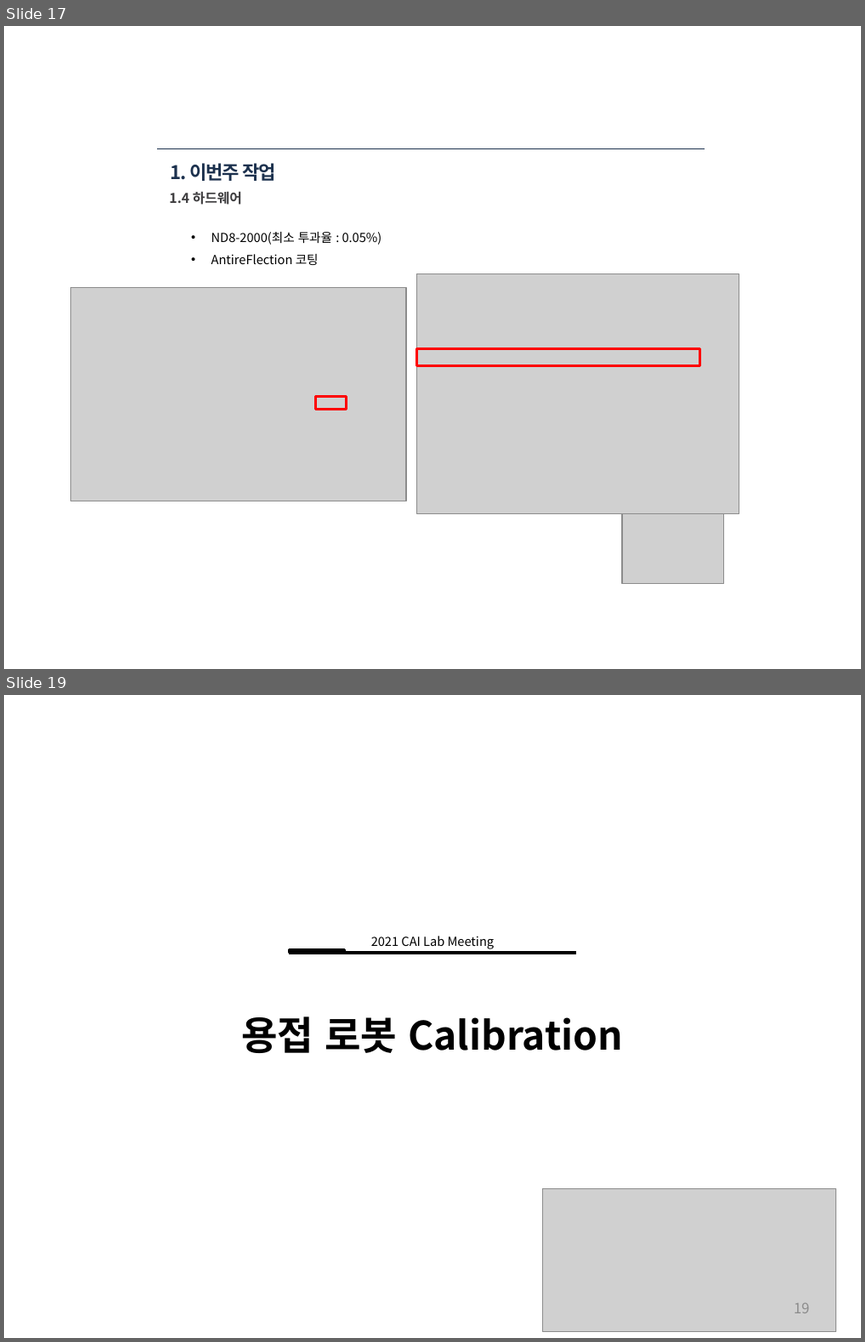
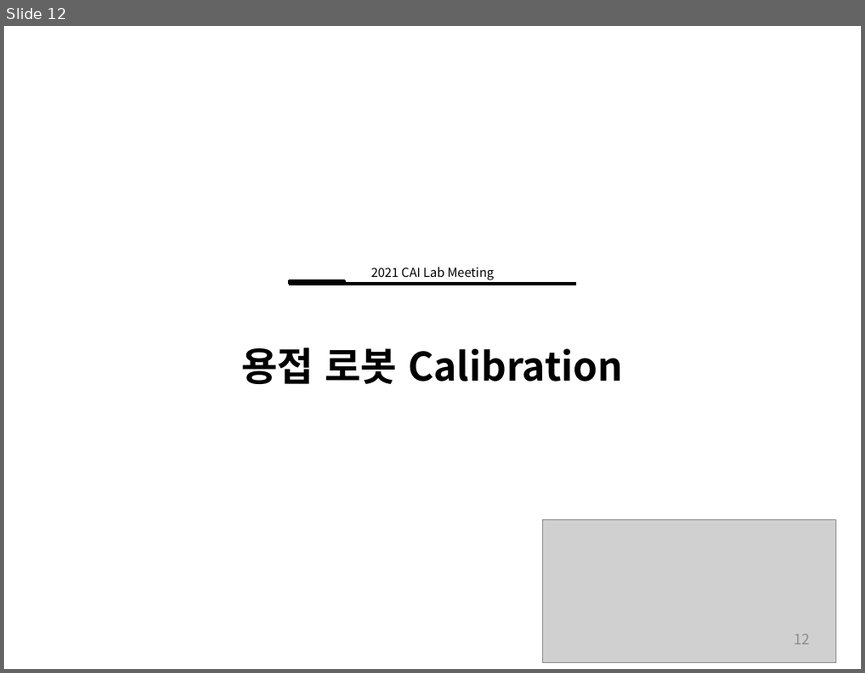
Before and after one commit to ssh6189/2022.01.15, a slide deck: 2022년 1월 15일 용접자동화로봇.pptx. Shown one above the other, each under a label of ours: slides 17 and 19 before the commit, slide 12 after it; the slides between them are not shown. The pictures are 865x1342 and 865x673 pixels, drawn with LibreOffice and Linux fonts; fonts in the diff are those of the drawing; grey boxes stand for pictures. Boxes give left, top, right and bottom in pixels: in the first picture for what was removed or moved away, otherwise in the second. Text is boxed around its words. In the diff, an @@ line names an element or a change of style, - is before the commit and + after.

```diff
--- a/2022년 1월 15일 용접자동화로봇.pptx
+++ b/2022년 1월 15일 용접자동화로봇.pptx
@@ slide 17 removed at (x1=4, y1=26, x2=861, y2=669), background #FFFFFF @@
@@ line removed from (157, 148) to (704, 148) @@
@@ title removed at (x1=170, y1=163, x2=275, y2=181) @@
-1. 이번주 작업
@@ text removed at (x1=169, y1=191, x2=242, y2=204) @@
-1.4 하드웨어
@@ text removed at (x1=211, y1=232, x2=382, y2=265) @@
-• ND8-2000(최소 투과율 : 0.05%)
-• AntireFlection 코팅
@@ picture removed at (x1=417, y1=273, x2=739, y2=514) @@
@@ picture removed at (x1=71, y1=287, x2=407, y2=500) @@
@@ rectangle removed at (x1=417, y1=349, x2=699, y2=366) @@
@@ rectangle removed at (x1=315, y1=396, x2=346, y2=409) @@
@@ picture removed at (x1=622, y1=503, x2=723, y2=584) @@
@@ what was slide 19 is now slide 12 @@
@@ page number at (x1=794, y1=634, x2=810, y2=644): text changed @@
-19
+12
```
Also in this commit, not shown: 4 slides changed, 4 slides added, 10 other slides removed, 1 other file.
